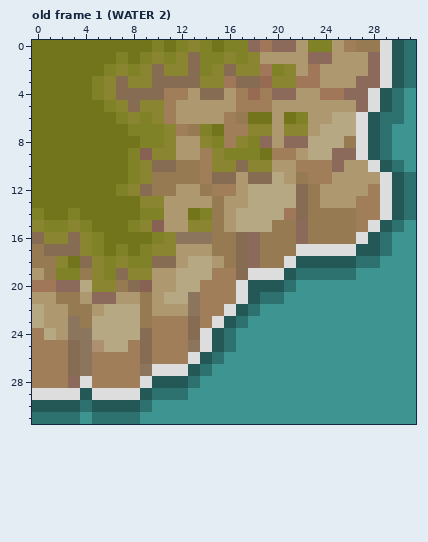
Two versions of one pixel-art file, Sprites Feitos/Feitos/ase/TileMap/Water-TileMap-Animation.ase. The first picture shows the starting point.
32x32 pixels, 10 frames. Shown: old frame 1 (WATER 2). The commit also changed other frames, which this record leaves out.
After:
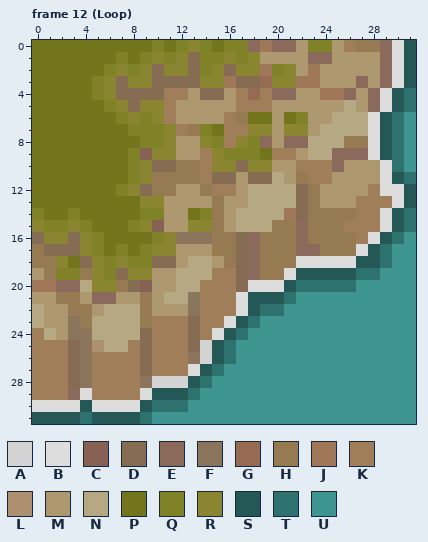
Palette (. is transparent): A #d3d3d3  B #dddddd  C #876254  D #876c54  E #8b6a5c  F #8b755c  G #966b52  H #967a52  J #a07759  K #a07e59  L #ad906f  M #ad986f  N #b6a882  P #72751b  Q #7f8226  R #898531  S #235856  T #2e7270  U #3e9491
A new or re-ordered frame is compared with the old frame closest to it.
Diff:
frames 10 -> 12
Frame 12 (Loop) is new; against old frame 1 (WATER 2):
Colour B gives way to colour A in row 25 at x 14.
Colour S gives way to colour A in row 26 at x 14; in row 28 at x 10 to 12.
Colour S gives way to colour B in rows 0 to 3 at x 30; in rows 4 to 5 at x 29; in rows 6 to 9 at x 28; in row 10 at x 29; in rows 12 to 13 at x 30; in row 15 at x 29.
Colour S gives way to colour B in row 16 at x 28; in row 17 at x 27; in row 18 at x 22 to 26; in row 19 at x 21; in row 20 at x 18 to 20; in row 22 at x 17.
Colour S gives way to colour B in row 23 at x 16; in row 24 at x 15; in row 27 at x 13; in row 29 at x 4 and 9; in row 30 at x 0 to 3 and 5 to 8.
Colour B gives way to colour D in row 20 at x 17.
Colour E gives way to colour D in row 28 at x 3.
Colour F gives way to colour D in row 25 at x 13; in row 27 at x 9.
Colour B gives way to colour E in rows 0 to 3 at x 29; in rows 4 to 5 at x 28; in row 9 at x 27; in row 17 at x 22 to 23; in row 19 at x 18; in row 29 at x 3.
Colour B gives way to colour F in row 26 at x 13; in row 28 at x 4 and 9.
Colour B gives way to colour H in row 8 at x 27; in row 17 at x 24 to 26; in row 18 at x 21; in row 19 at x 19 to 20.
Colour B gives way to colour K in row 13 at x 29; in row 15 at x 28; in row 16 at x 27; in row 22 at x 16; in row 23 at x 15; in row 24 at x 14.
Colour B gives way to colour K in row 27 at x 10 to 12; in row 29 at x 0 to 2 and 5 to 8.
Colour H gives way to colour K in row 15 at x 26.
Colour B gives way to colour M in row 10 at x 28.
Colour E gives way to colour M in rows 1 to 3 at x 28; in rows 4 to 5 at x 27.
Colour B gives way to colour N in rows 6 to 7 at x 27.
Colour M gives way to colour N in row 5 at x 26.
Colour T gives way to colour S in rows 0 to 3 at x 31; in rows 4 to 5 at x 30; in rows 6 to 9 at x 29; in rows 12 to 13 at x 31; in row 15 at x 30; in row 16 at x 29.
Colour T gives way to colour S in row 18 at x 27 to 28; in row 19 at x 22 to 26; in row 20 at x 21; in row 21 at x 19 to 20; in row 22 at x 18; in row 23 at x 17.
Colour T gives way to colour S in row 24 at x 16; in row 26 at x 15; in row 27 at x 14; in row 28 at x 13; in row 29 at x 10 to 12; in row 30 at x 4 and 9.
Colour T gives way to colour S in row 31 at x 0 to 3 and 5 to 8.
Colour U gives way to colour T in rows 4 to 5 at x 31; in rows 7 to 9 at x 30; in row 15 at x 31; in row 16 at x 30; in row 18 at x 29; in row 19 at x 27 to 28.
Colour U gives way to colour T in row 20 at x 22 to 26; in row 21 at x 21; in row 22 at x 19 to 20; in row 23 at x 18; in row 24 at x 17; in row 26 at x 16.
Colour U gives way to colour T in row 27 at x 15; in row 28 at x 14; in row 29 at x 13; in row 30 at x 10 to 12; in row 31 at x 4 and 9.
Where, in picture pixels (left, top, right, bottom), the same in both pictures:
changed: (32, 40, 416, 424)
